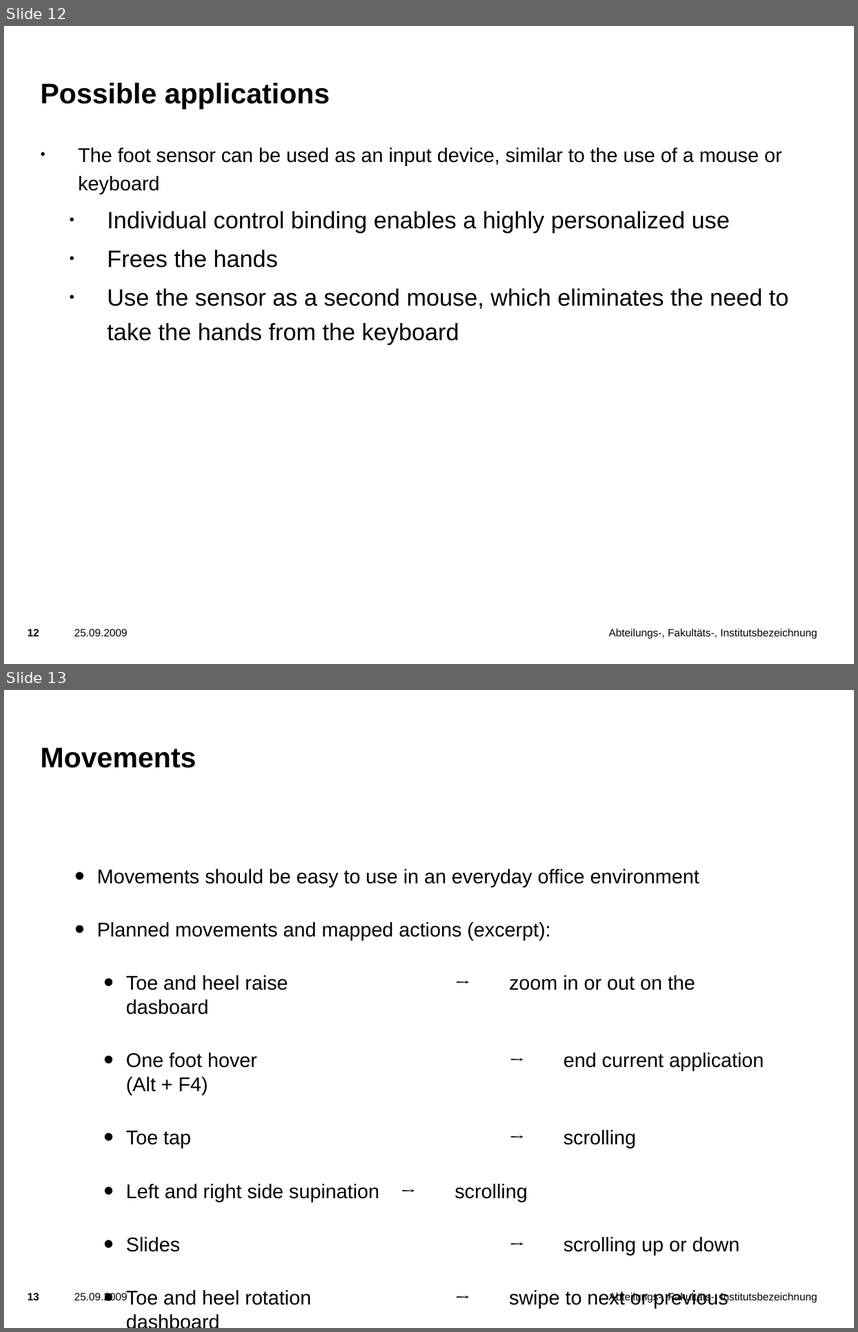
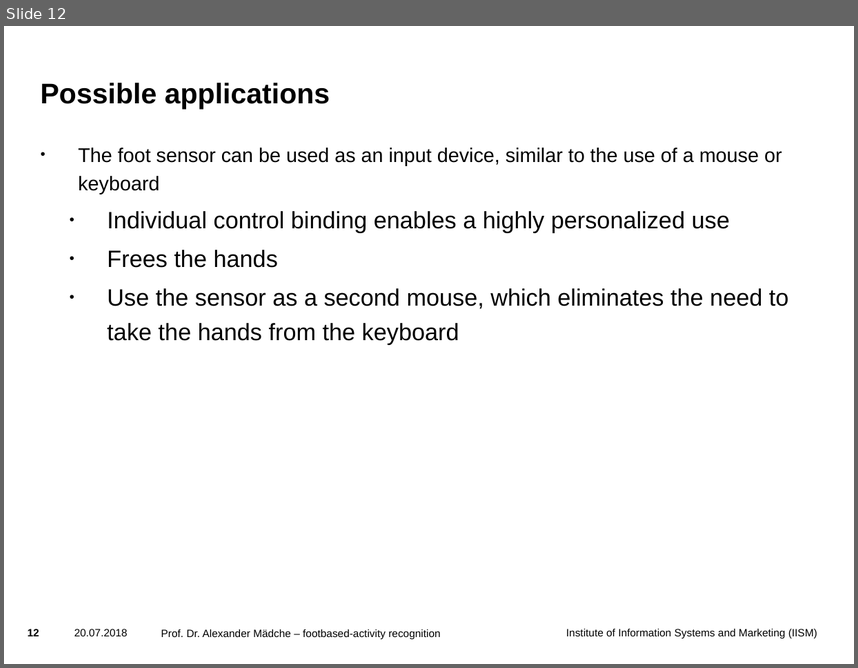
Before and after one commit to liskior/Footbased, a slide deck: docs/presentation/final presentation/final presentation_foot-based activity recognition.pptx. Shown one above the other, each under a label of ours: slides 12 and 13 before the commit, slide 12 after it. The pictures are 858x1332 and 858x668 pixels, drawn with LibreOffice and Linux fonts; fonts in the diff are those of the drawing; background and template pictures are left out. Boxes give left, top, right and bottom in pixels: in the first picture for what was removed or moved away, otherwise in the second. Text is boxed around its words. In the diff, an @@ line names an element or a change of style, - is before the commit and + after.

```diff
--- a/docs/presentation/final presentation/final presentation_foot-based activity recognition.pptx
+++ b/docs/presentation/final presentation/final presentation_foot-based activity recognition.pptx
@@ slide 13 removed at [4, 690, 854, 1328], background picture (left out); not listed: 3 template elements that a slide beside it also shows @@
@@ title removed at [41, 747, 197, 768] @@
-Movements
@@ text removed at [97, 869, 764, 1308] @@
-• Movements should be easy to use in an everyday office environment
-• Planned movements and mapped actions (excerpt):
-  • Toe and heel raise → zoom in or out on the dasboard
-  • One foot hover → end current application (Alt + F4)
-  • Toe tap → scrolling
-  • Left and right side supination → scrolling
-  • Slides → scrolling up or down
-  • Toe and heel rotation → swipe to next or previous dashboard
@@ slide 12 changed as well @@
@@ text at [74, 628, 128, 636]: text changed @@
-25.09.2009
+20.07.2018
@@ text added at [161, 628, 440, 639], 9 pt, text #000000 @@
+Prof. Dr. Alexander Mädche – footbased-activity recognition
@@ text at [566, 628, 818, 639]: text changed @@
-Abteilungs-, Fakultäts-, Institutsbezeichnung
+Institute of Information Systems and Marketing (IISM)
```
Also in this commit, not shown: 18 other slides changed, 7 other files.
